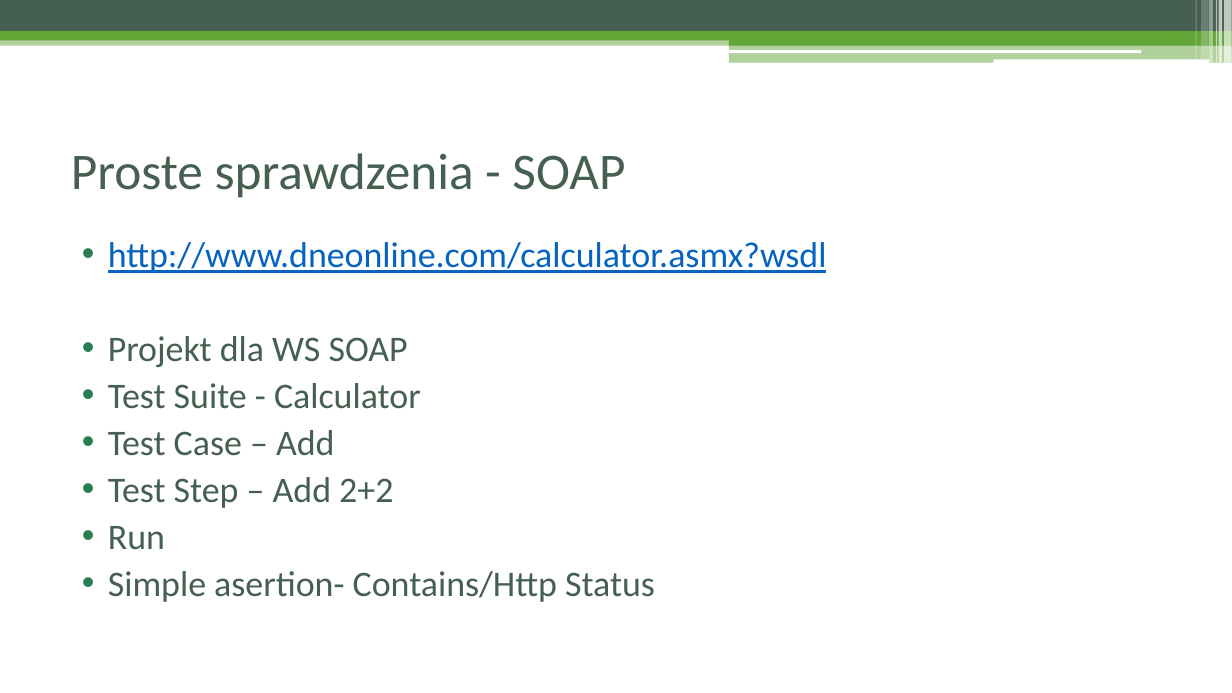
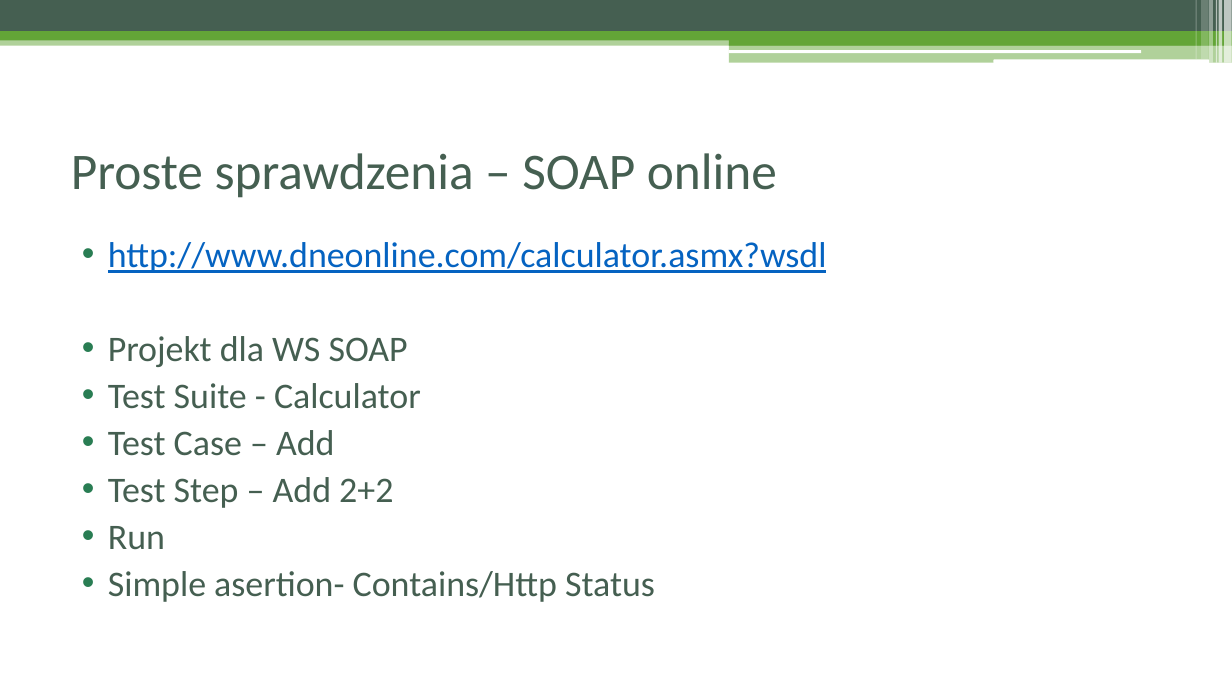
Before and after one commit to czyzyk29/SoapUI_Workshop, a slide deck: slide 22 of Warsztat_soapUI.pptx (slide 21 before the commit). Drawn at 1232x693 pixels with LibreOffice and Linux fonts; fonts in the diff are those of the drawing. Boxes give left, top, right and bottom in pixels: in the first picture for what was removed or moved away, otherwise in the second. Text is boxed around its words. In the diff, an @@ line names an element or a change of style, - is before the commit and + after.

```diff
--- a/Warsztat_soapUI.pptx
+++ b/Warsztat_soapUI.pptx
@@ title at bbox=[71, 153, 777, 198]: text changed @@
-Proste sprawdzenia - SOAP
+Proste sprawdzenia – SOAP online
```
Also in this commit, not shown: 12 other slides changed, 8 slides added, 4 other files.
